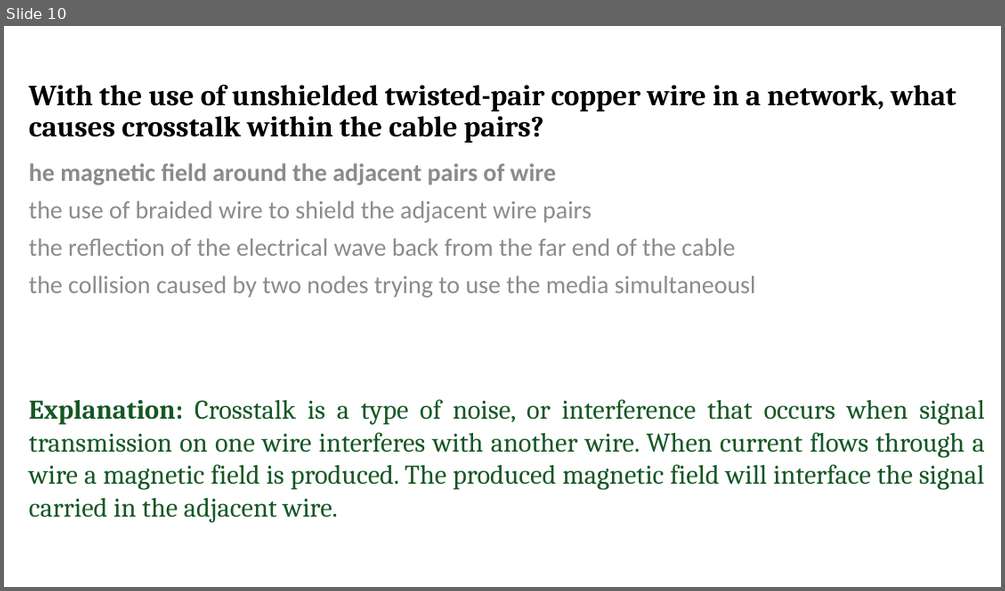
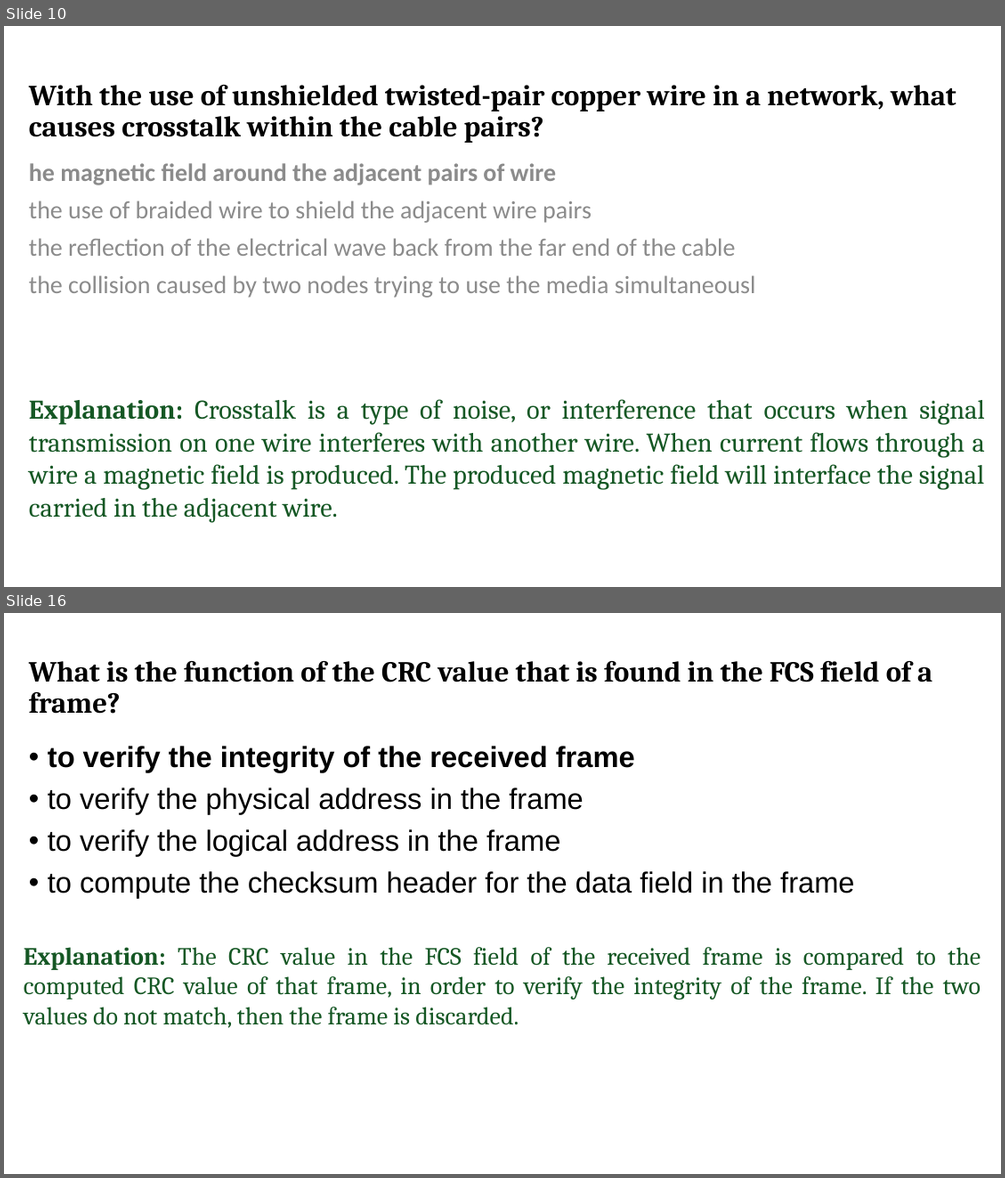
Before and after one commit to narsiimha/CCNA, a slide deck: PPT/QA/Module4-7.pptx. Shown one above the other, each under a label of ours: slide 10 before the commit, slides 10 and 16 after it; the slides between them are not shown. The pictures are 1005x591 and 1005x1178 pixels, drawn with LibreOffice and Linux fonts; fonts in the diff are those of the drawing. Boxes give left, top, right and bottom in pixels: in the first picture for what was removed or moved away, otherwise in the second. Text is boxed around its words. In the diff, an @@ line names an element or a change of style, - is before the commit and + after.

```diff
--- a/PPT/QA/Module4-7.pptx
+++ b/PPT/QA/Module4-7.pptx
@@ slide 16 added at bbox=[4, 613, 1001, 1174], background #FFFFFF @@
@@ title added at bbox=[29, 661, 932, 714], 28 pt, text #000000, bold @@
+What is the function of the CRC value that is found in the FCS field of a frame?
@@ text added at bbox=[48, 746, 854, 898], 28 pt, text #000000 @@
+• to verify the integrity of the received frame
+• to verify the physical address in the frame
+• to verify the logical address in the frame
+• to compute the checksum header for the data field in the frame
@@ text added at bbox=[24, 947, 980, 1028], 24 pt, text #155724 @@
+Explanation: The CRC value in the FCS field of the received frame is compared to the computed CRC value of that frame, in order to verify the integrity of the frame. If the two values do not match, then the frame is discarded.
```
Also in this commit, not shown: 9 other slides changed, 60 other slides added, 1 other file.
